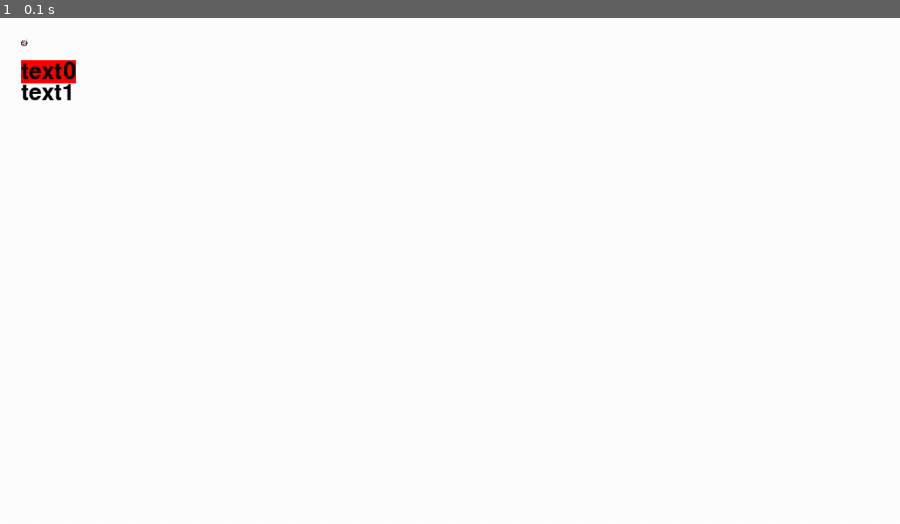
Above: before the commit, frame 1.
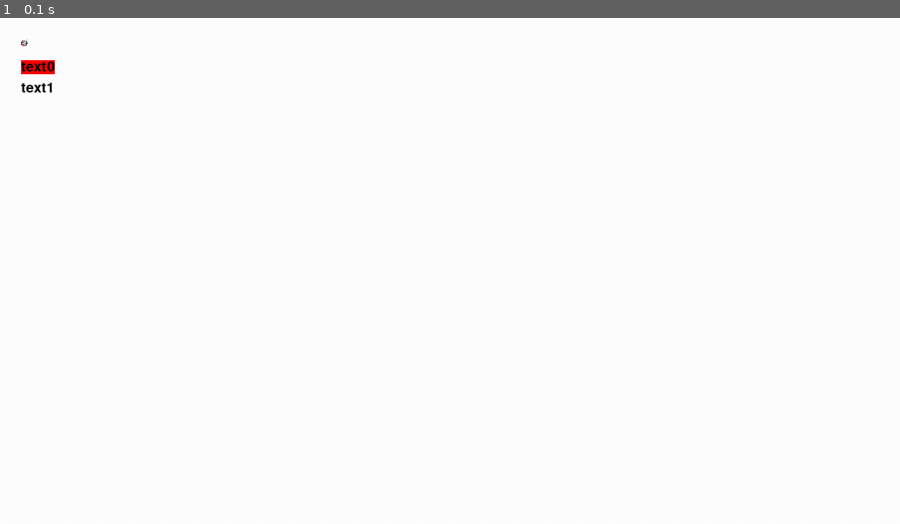
Above: after the commit, the same moment.

Repository: su2u4-1/my_code
Game: pygame game, started from python教學/pygame教學.py
The game is run twice, just before and just after one commit, with the same random seed, the same clock (stepped at 60 frames per second) and the same inputs.
Inputs:
- Up to frame 1 (0.1 s): no input

The runs differ from the first frame. In frame 1, 0.4% of the frame differs, in the area x 2-9%, y 8-17%.

Commit message:
貪吃蛇做好了

Diff:
--- /dev/null
+++ b/python/遊戲/貪吃蛇.py
@@ -0,0 +1,91 @@
+import pygame
+from random import randint as ri
+
+pygame.init()
+pygame.display.set_caption("貪吃蛇")
+W = pygame.display.Info().current_w
+H = pygame.display.Info().current_h
+W = round(W / 10) - 1
+H = round(H / 10) - 3
+screen = pygame.display.set_mode((W * 10, H * 10), pygame.RESIZABLE)
+clock = pygame.time.Clock()
+font = pygame.font.Font(None, 20)
+f = True
+
+score = 0
+snake = [[1, 1], [1, 2], [1, 3]]
+tail = [1, 0]
+dire = (0, 0)
+color = []
+apple = []
+for i in range(W):
+    a = []
+    for j in range(H):
+        a.append(ri(150, 200))
+    color.append(a)
+
+while True:
+    for event in pygame.event.get():
+        if event.type == pygame.QUIT:
+            pygame.quit()
+            print("score:",score)
+            exit()
+        if event.type == pygame.KEYDOWN:
+            match event.key:
+                case pygame.K_w | pygame.K_UP:
+                    dire = (0, -1)
+                case pygame.K_a | pygame.K_LEFT:
+                    dire = (-1, 0)
+                case pygame.K_s | pygame.K_DOWN:
+                    dire = (0, 1)
+                case pygame.K_d | pygame.K_RIGHT:
+                    dire = (1, 0)
+                case pygame.K_b:
+                    dire = (0, 0)
+                case pygame.K_ESCAPE:
+                    pygame.quit()
+                    print("score:",score)
+                    exit()
+
+    if dire != (0, 0) and f:
+        head = snake[-1].copy()
+        head[0] += dire[0]
+        head[1] += dire[1]
+        snake.append(head)
+        tail = snake.pop(0)
+
+    for i in apple:
+        if i in snake and f:
+            score += 1
+            snake = [tail] + snake
+            apple.remove(i)
+            break
+
+    if len(apple) <= (W * H / 500) - (len(snake) / 10) and f:
+        a = [ri(0, W - 1), ri(0, H - 1)]
+        if a not in snake and (a[0] > 15 or a[1] > 1):
+            apple.append(a)
+
+    if snake[-1] in snake[:-1]:
+        f = False
+    if snake[-1][0] < 0 or snake[-1][0] >= W or snake[-1][1] < 0 or snake[-1][0] >= H:
+        f = False
+
+    screen.fill((0, 0, 0))
+    for i in range(W):
+        for j in range(H):
+            pygame.draw.rect(screen, (50, color[i][j], 0), (i * 10 + 1, j * 10 + 1, 8, 8))
+    for i in apple:
+        pygame.draw.rect(screen, (200, 0, 0), (i[0] * 10 + 1, i[1] * 10 + 1, 8, 8))
+    for i in snake:
+        if i == snake[-1]:
+            pygame.draw.rect(screen, (0, 0, 0), (i[0] * 10 + 1, i[1] * 10 + 1, 8, 8))
+        else:
+            pygame.draw.rect(screen, (color[i[0]][i[1]], color[i[0]][i[1]], 0), (i[0] * 10 + 1, i[1] * 10 + 1, 8, 8))
+    screen.blit(font.render(f"score:{score},apple:{len(apple)}", True, (255, 255, 255), (0, 0, 0)), (0, 0))
+    if not f:
+        screen.blit(font.render("GAMEOVER", True, (255, 0, 0), (255, 255, 255)), (W / 2 * 10 - 40, H / 2 * 10 - 40))
+        screen.blit(font.render(f"score:{score}", True, (255, 0, 0), (255, 255, 255)), (W / 2 * 10 - 40, H / 2 * 10 - 20))
+
+    pygame.display.update()
+    clock.tick(10)
--- a/python教學/pygame教學.py
+++ b/python教學/pygame教學.py
@@ -21,7 +21,7 @@
 # 建立文字物件,讓文字可以顯示,但無法使用中文
 font = pygame.font.Font(None, 20)
 # 可以使用中文的方式,字體路徑要檢查一下,但基本上不會變化
-font = pygame.font.Font("C:\\Windows\\Fonts\\kaiu.ttf", 48)
+font = pygame.font.Font("C:\\Windows\\Fonts\\kaiu.ttf", 30)
 
 # 遊戲主迴圈
 while True:
